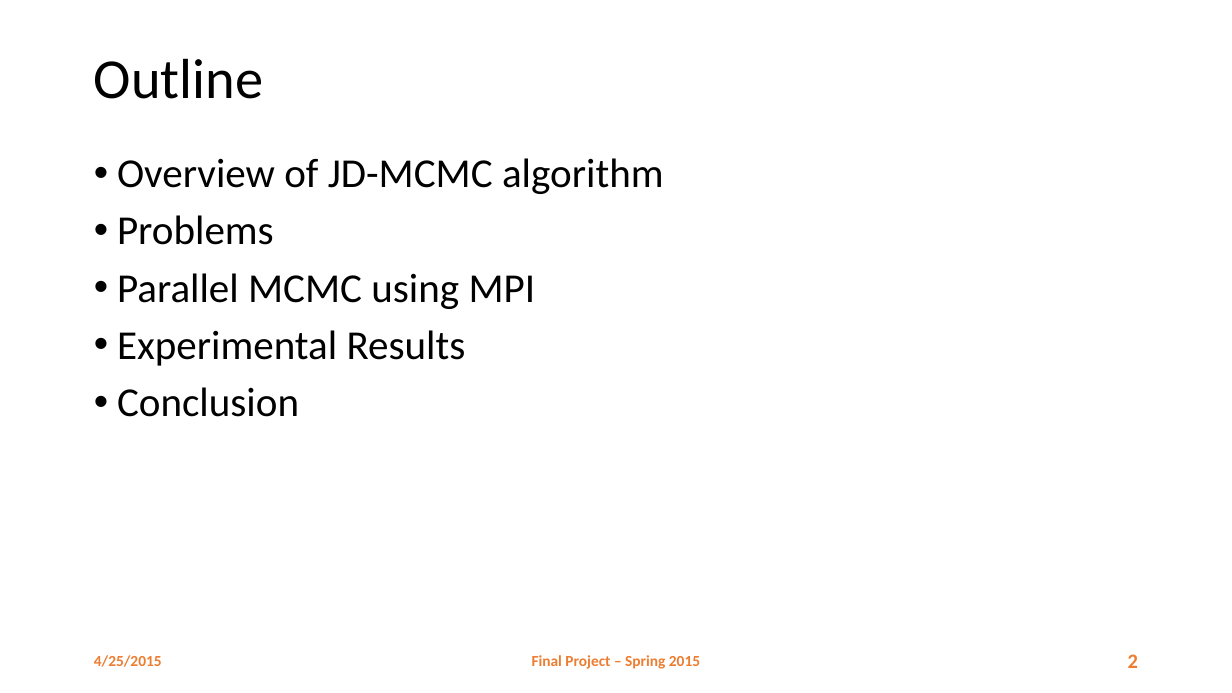
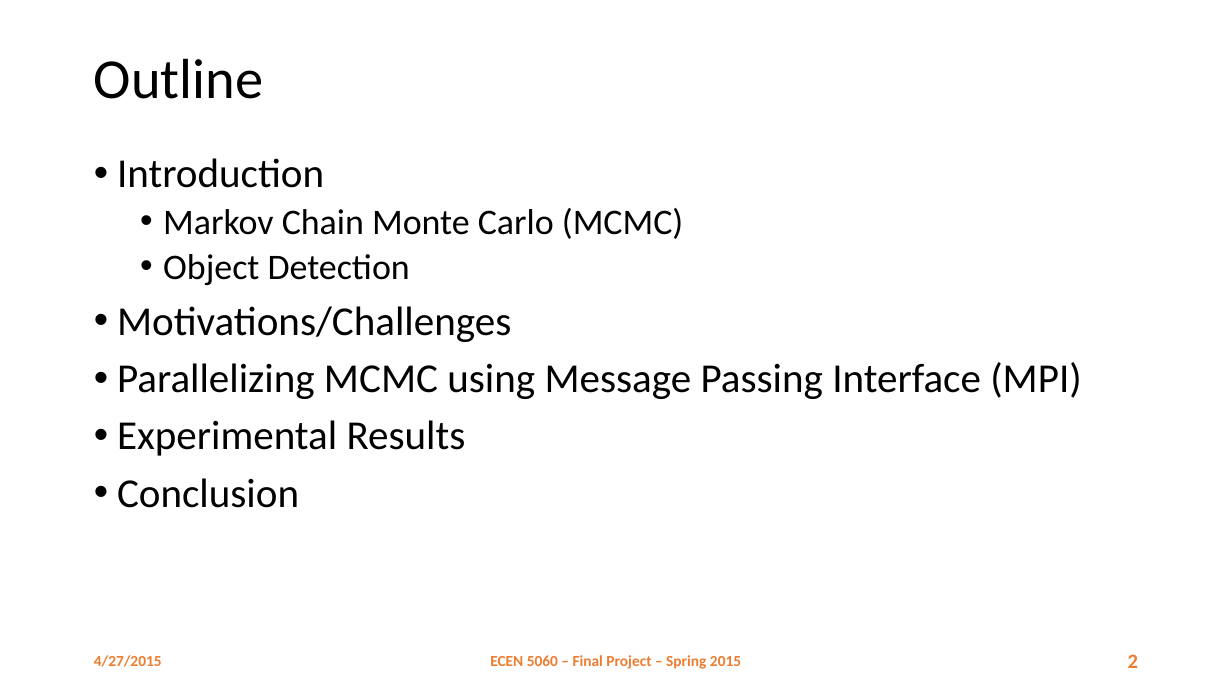
Before and after one commit to danhtuan/jdmcmc-mpi, a slide deck: slide 2 of report/Parallel MCMC.pptx. Drawn at 1232x693 pixels with LibreOffice and Linux fonts; fonts in the diff are those of the drawing; background and template pictures are left out. Boxes give left, top, right and bottom in pixels: in the first picture for what was removed or moved away, otherwise in the second. Text is boxed around its words. In the diff, an @@ line names an element or a change of style, - is before the commit and + after.

Commit message:
latest presentation

```diff
--- a/report/Parallel MCMC.pptx
+++ b/report/Parallel MCMC.pptx
@@ text at bbox=[117, 158, 1082, 399]: text changed @@
-• Overview of JD-MCMC algorithm
-• Problems
-• Parallel MCMC using MPI
+• Introduction
+  • Markov Chain Monte Carlo (MCMC)
+  • Object Detection
+• Motivations/Challenges
+• Parallelizing MCMC using Message Passing Interface (MPI)
@@ text at bbox=[94, 655, 162, 667]: text changed @@
-4/25/2015
+4/27/2015
@@ text at bbox=[490, 655, 741, 669]: text changed @@
-Final Project – Spring 2015
+ECEN 5060 – Final Project – Spring 2015
```
Also in this commit, not shown: 2 other slides changed, 16 slides added.
